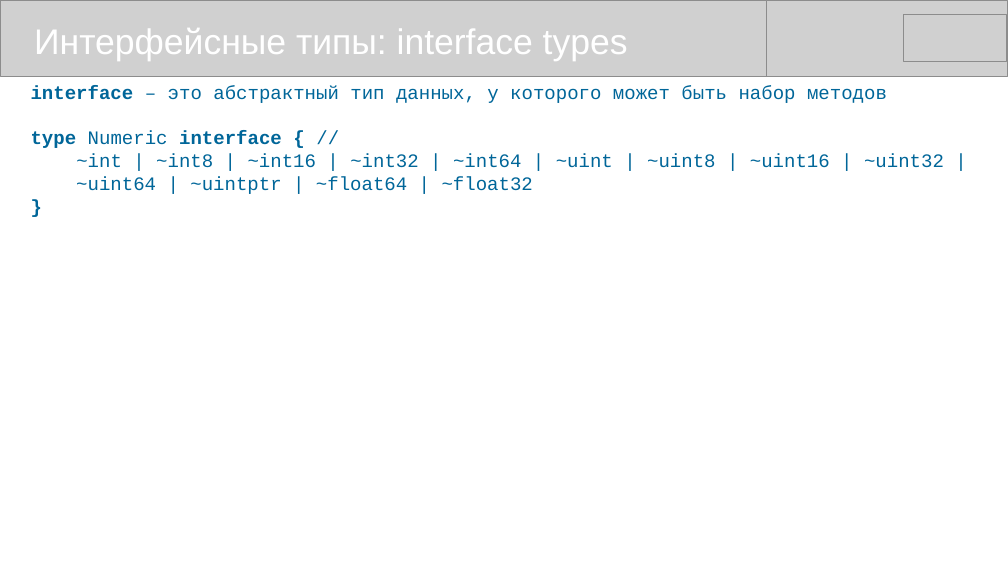
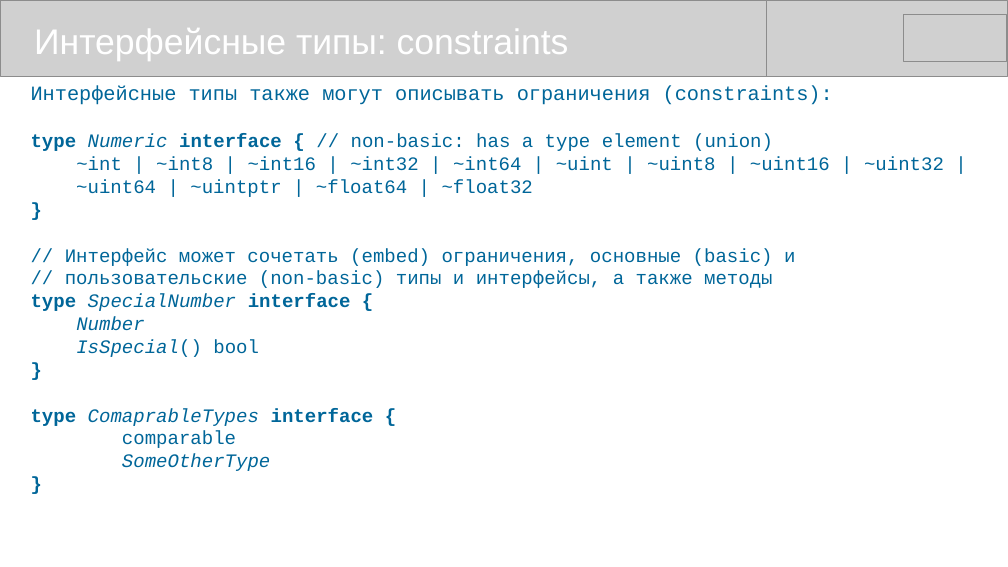
Before and after one commit to mike-shock/Go_language, a slide deck: slide 30 of Go_Review.odp (slide 29 before the commit). Drawn at 1008x567 pixels with LibreOffice and Linux fonts; fonts in the diff are those of the drawing; grey boxes stand for pictures. Boxes give left, top, right and bottom in pixels: in the first picture for what was removed or moved away, otherwise in the second. Text is boxed around its words. In the diff, an @@ line names an element or a change of style, - is before the commit and + after.

```diff
--- a/Go_Review.odp
+++ b/Go_Review.odp
@@ text at box(34, 28, 569, 61): text changed @@
-Интерфейсные типы: interface types
+Интерфейсные типы: constraints
@@ text at box(31, 85, 833, 151): text changed; size 15 to 16 pt @@
-interface – это абстрактный тип данных, у которого может быть набор методов
-type Numeric interface { //
+Интерфейсные типы также могут описывать ограничения (constraints):
+type Numeric interface { // non-basic: has a type element (union)
@@ text at box(31, 248, 795, 471): paragraphs added @@
+// Интерфейс может сочетать (embed) ограничения, основные (basic) и
+// пользовательские (non-basic) типы и интерфейсы, а также методы
+type SpecialNumber interface {
+Number
+IsSpecial() bool
+}
+type ComaprableTypes interface {
+comparable
+SomeOtherType
+}
```
Also in this commit, not shown: 15 other slides changed, 1 slide added, 1 other file.
